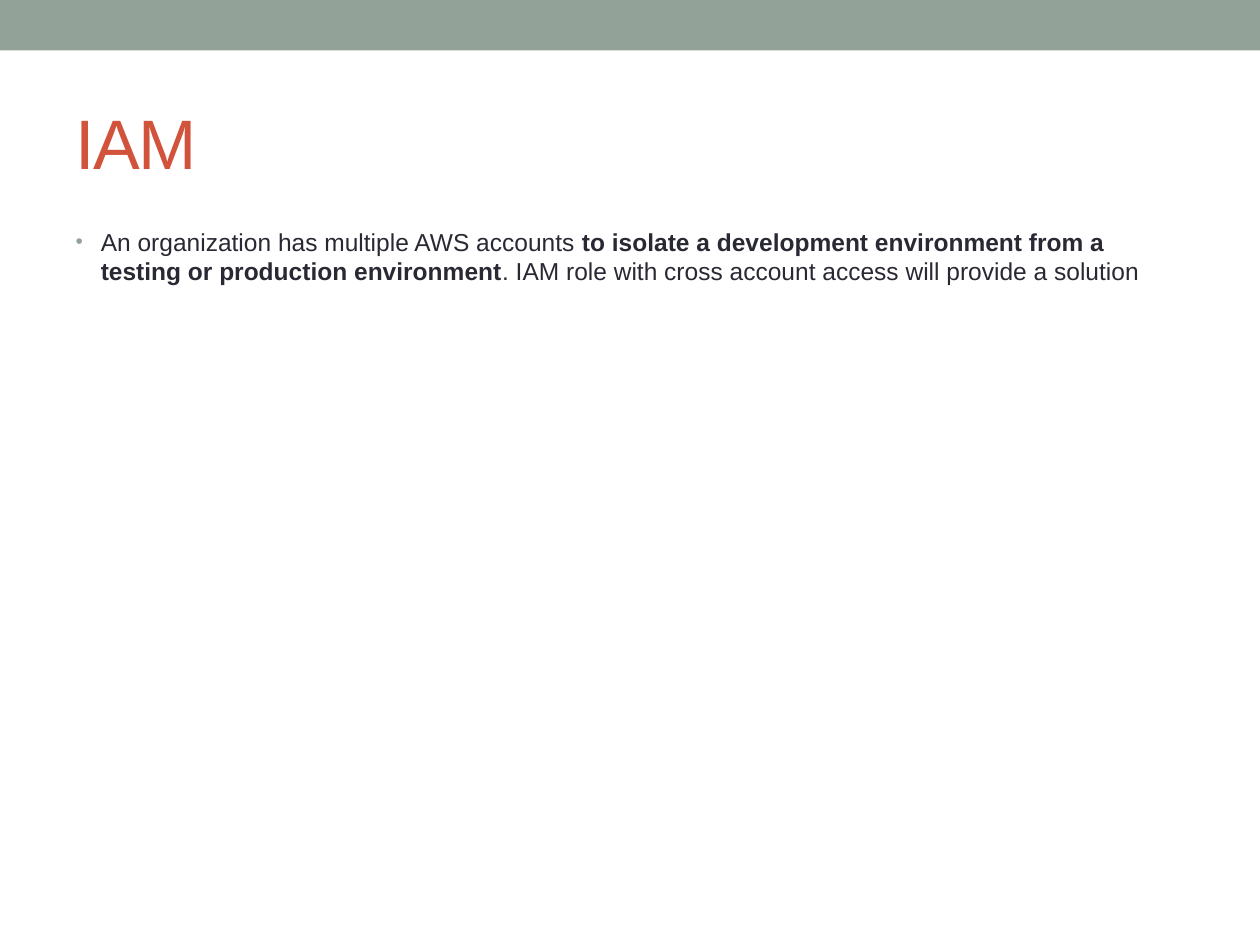
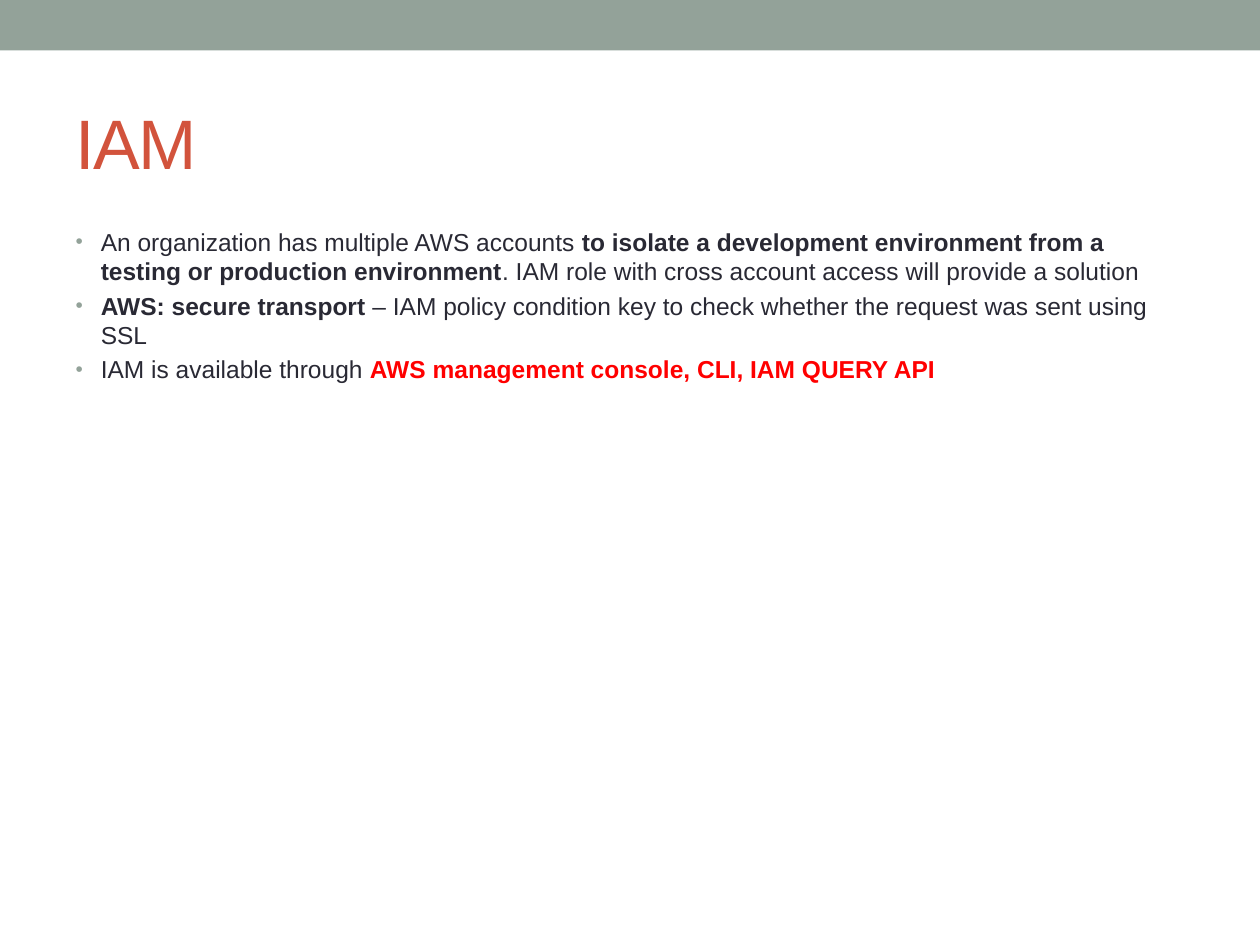
Before and after one commit to notionquest/ProjectDocumentation, a slide deck: slide 60 of AWS_Solution_Architect.pptx. Drawn at 1260x945 pixels with LibreOffice and Linux fonts; fonts in the diff are those of the drawing. Boxes give left, top, right and bottom in pixels: in the first picture for what was removed or moved away, otherwise in the second. Text is boxed around its words. In the diff, an @@ line names an element or a change of style, - is before the commit and + after.

```diff
--- a/AWS_Solution_Architect.pptx
+++ b/AWS_Solution_Architect.pptx
@@ text at bbox=[101, 297, 1147, 384]: paragraphs added @@
+• AWS: secure transport – IAM policy condition key to check whether the request was sent using SSL
+• IAM is available through AWS management console, CLI, IAM QUERY API
```
Also in this commit, not shown: 9 other slides changed, 4 slides added.
